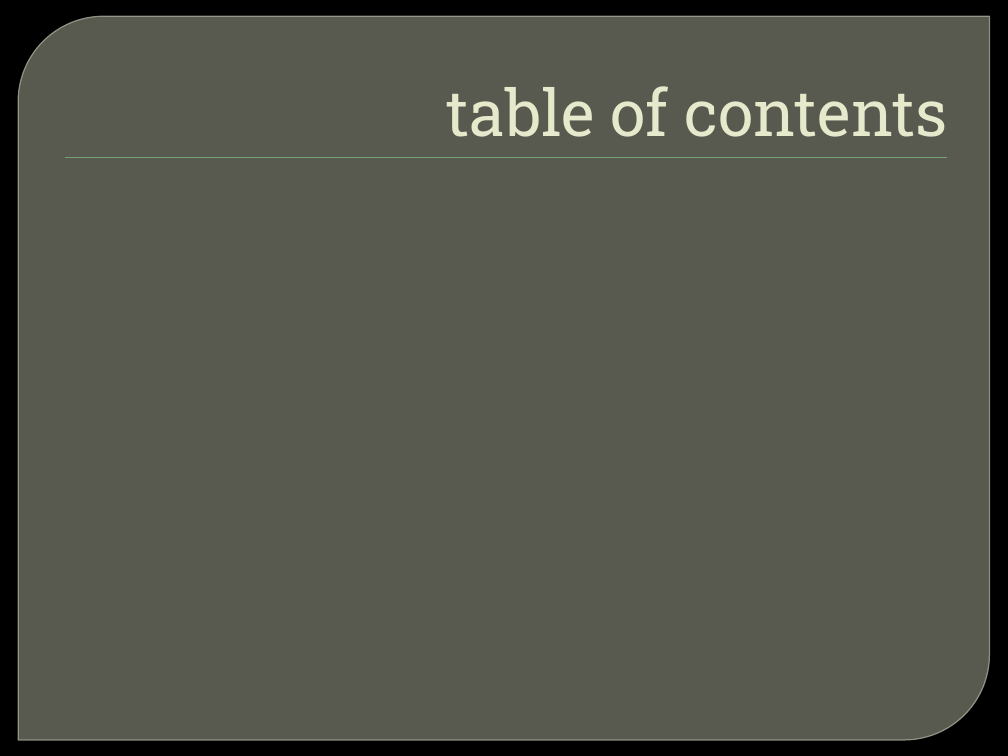
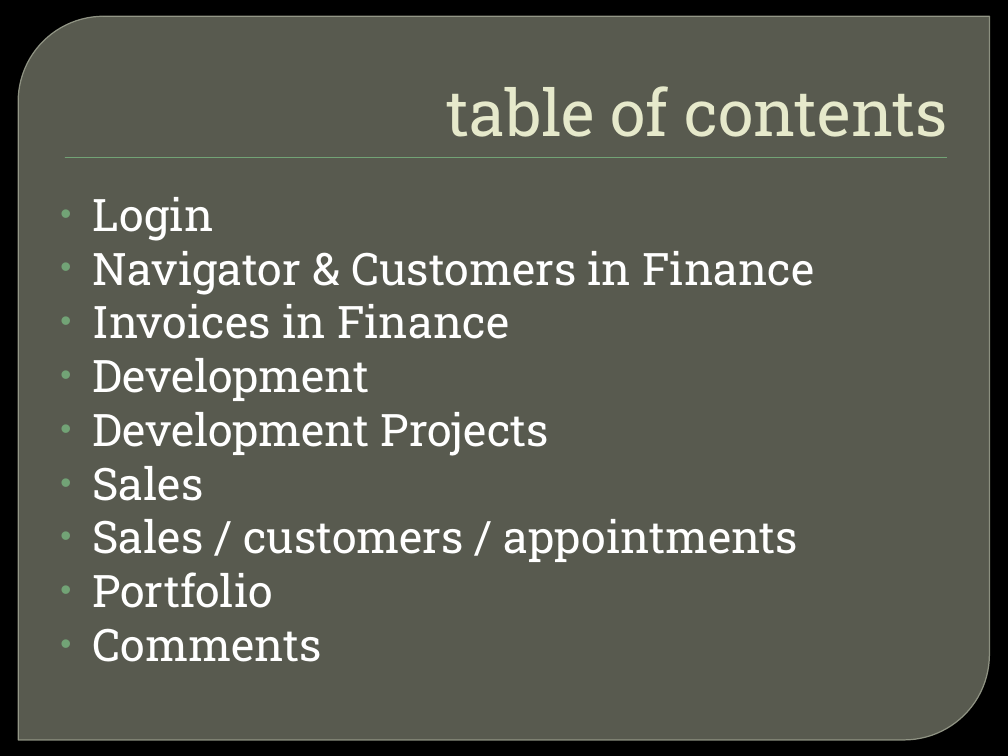
Before and after one commit to Mediagroup5/BarrocIt, a slide deck: slide 2 of barroc_Presentation.pptm. Drawn at 1008x756 pixels with LibreOffice and Linux fonts; fonts in the diff are those of the drawing; background and template pictures are left out. Boxes give left, top, right and bottom in pixels: in the first picture for what was removed or moved away, otherwise in the second. Text is boxed around its words. In the diff, an @@ line names an element or a change of style, - is before the commit and + after.

Commit message:
presentatie

```diff
--- a/barroc_Presentation.pptm
+++ b/barroc_Presentation.pptm
@@ text added at [93,197,815,662], 32 pt, text #FFFFFF @@
+• Login
+• Navigator & Customers in Finance
+• Invoices in Finance
+• Development
+• Development Projects
+• Sales
+• Sales / customers / appointments
+• Portfolio
+• Comments
```
